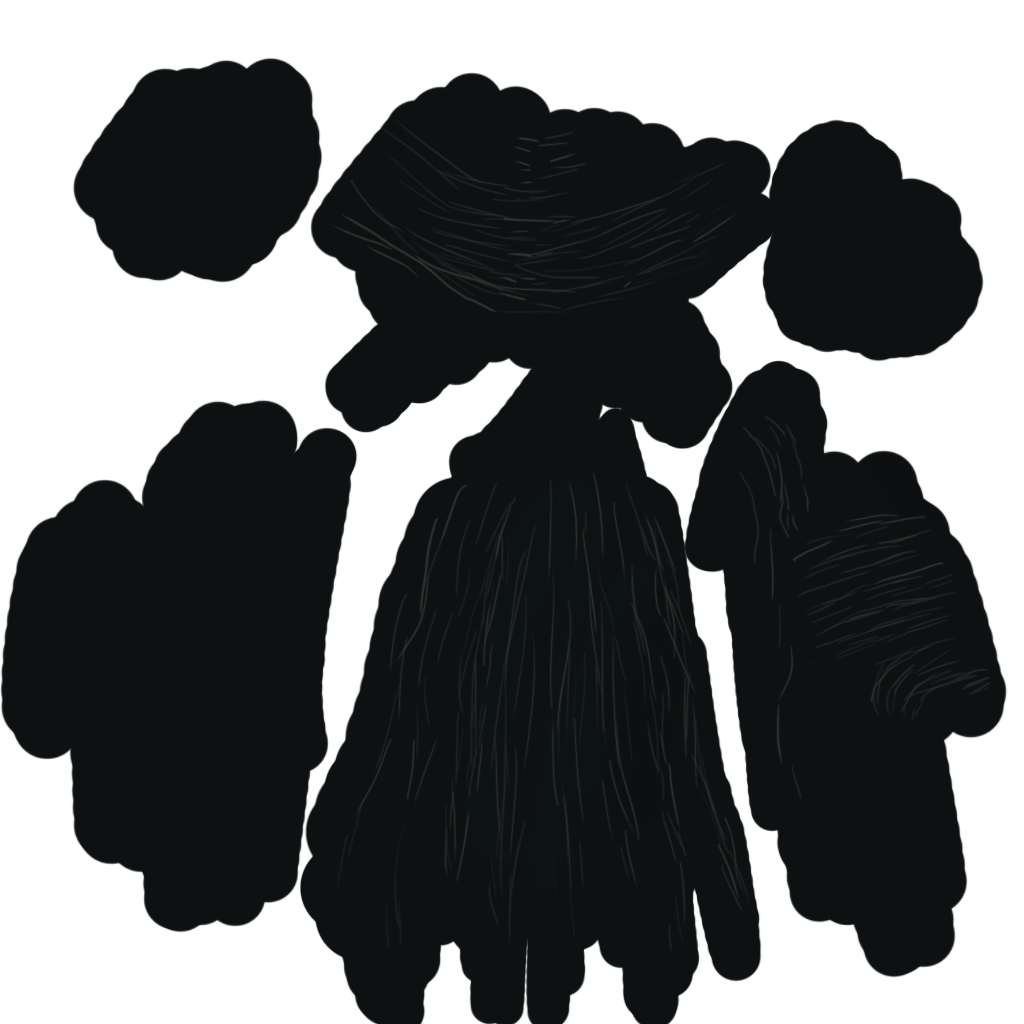
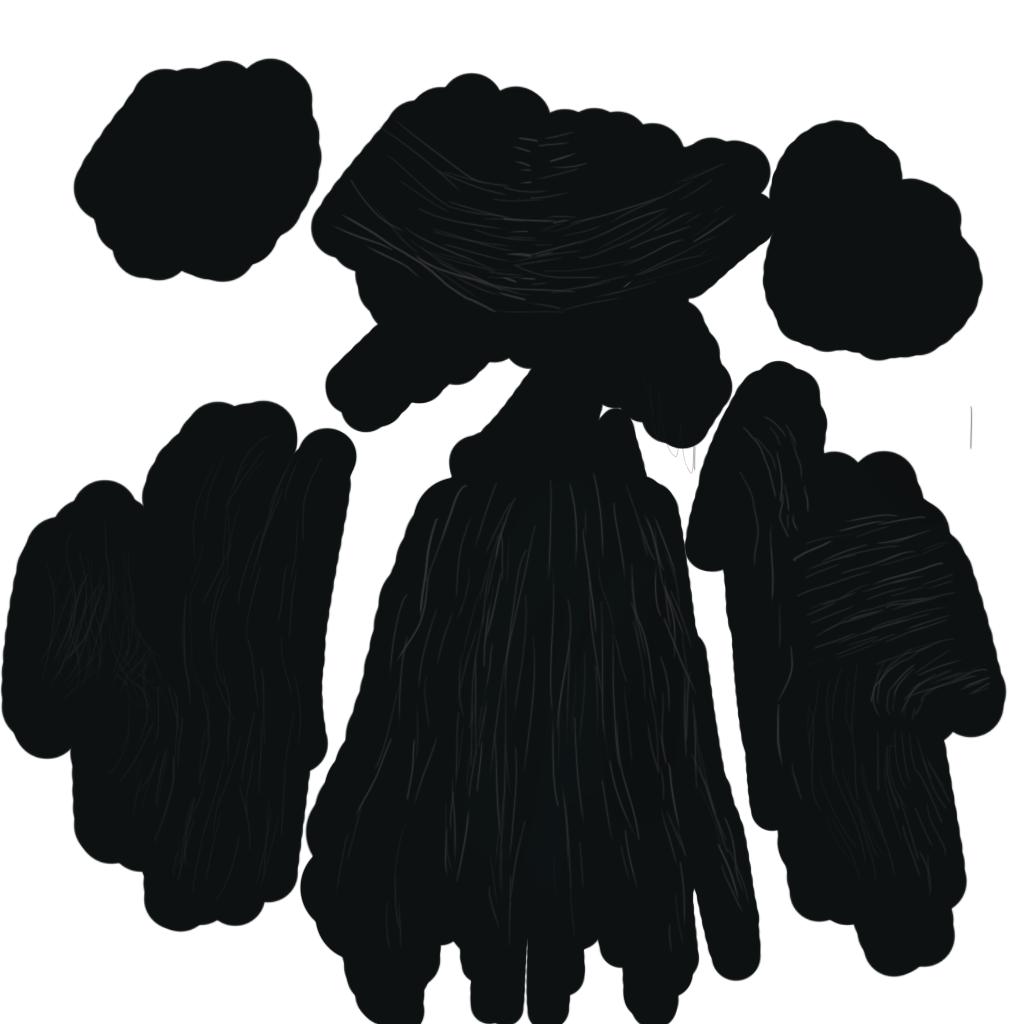
Two versions of the same layered image (1024px x 1024px). Layer-by-layer changes:
painted on "Layer 2" over (x1=37, y1=369, x2=973, y2=902)
